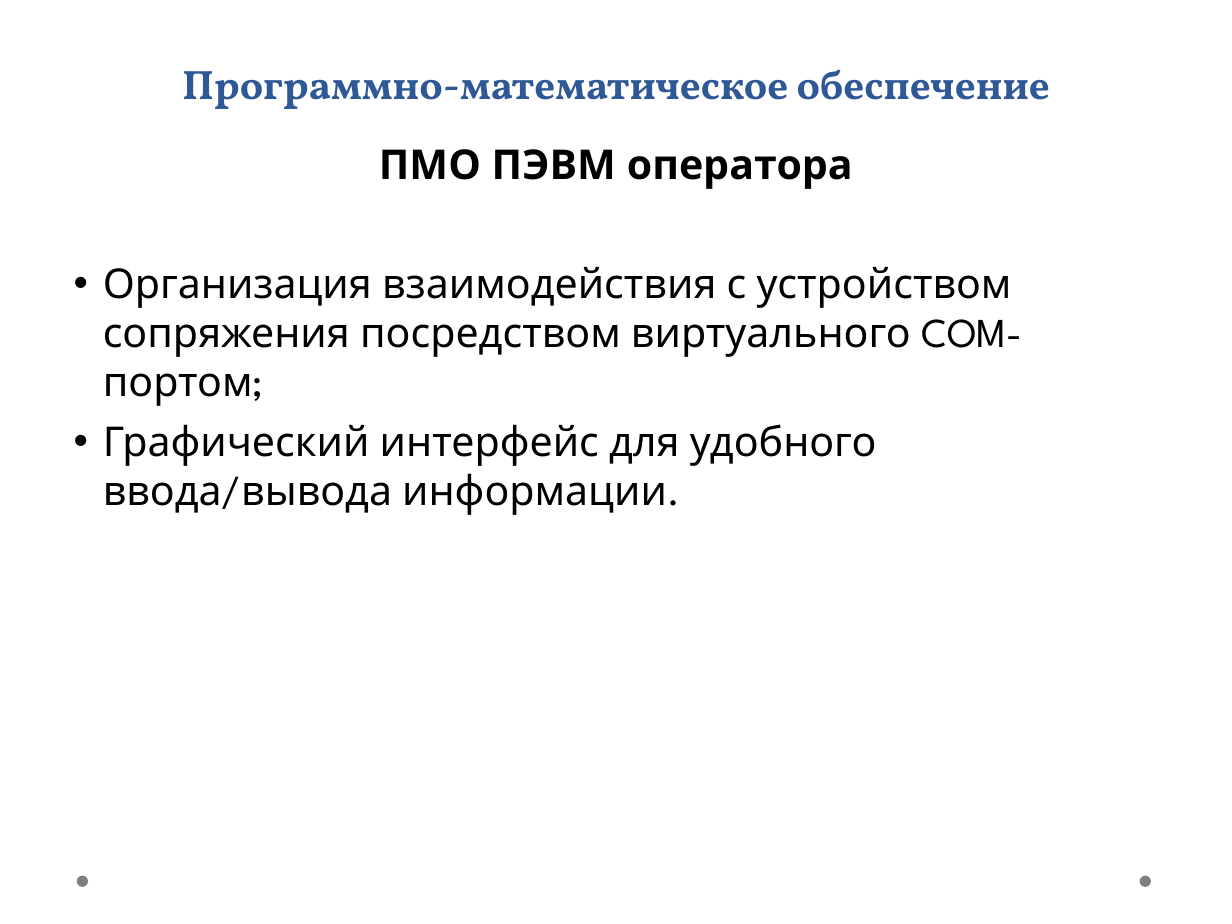
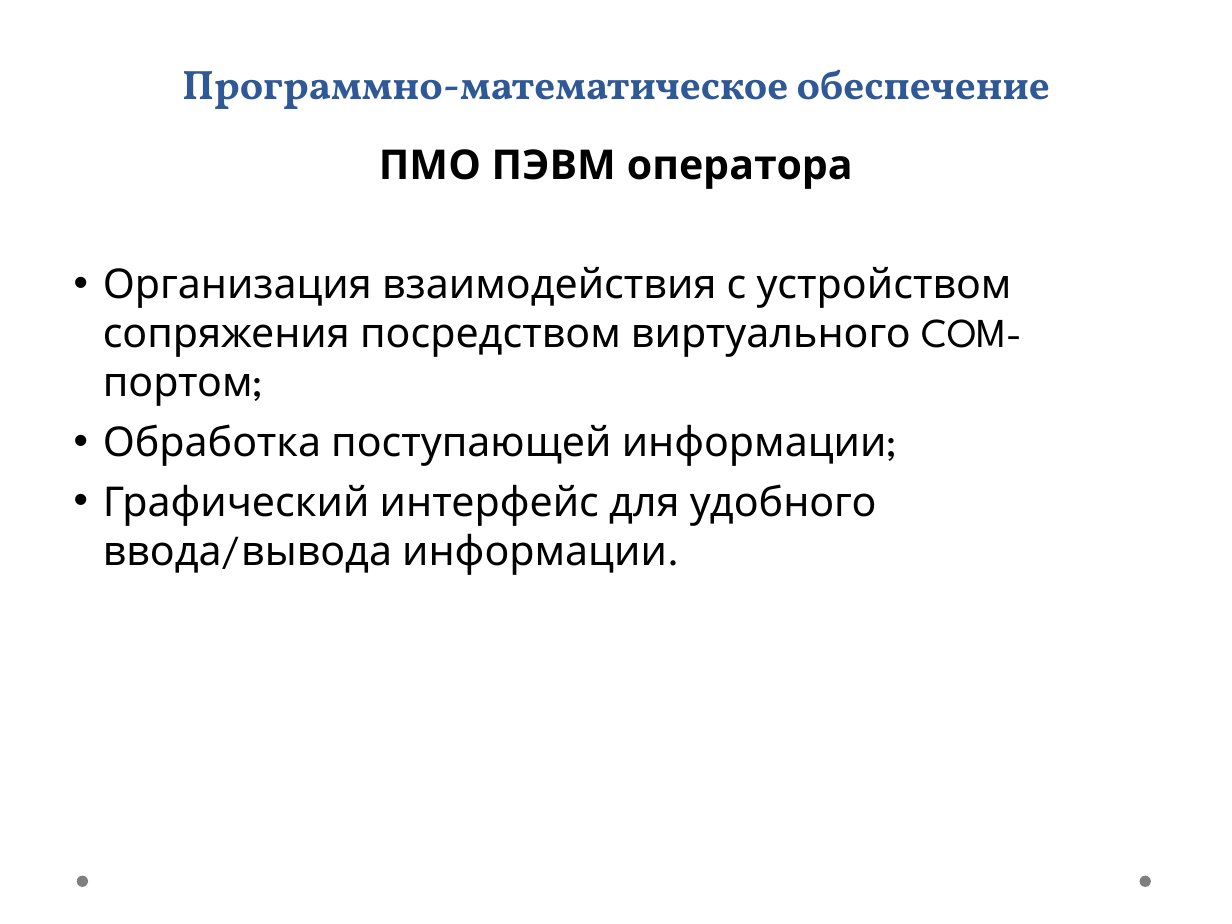
Before and after one commit to Farades/diplom, a slide deck: slide 13 of doc/Мацепура.ppt (slide 21 before the commit). Drawn at 1232x924 pixels with LibreOffice and Linux fonts; fonts in the diff are those of the drawing; background and template pictures are left out. Boxes give left, top, right and bottom in pixels: in the first picture for what was removed or moved away, otherwise in the second. Text is boxed around its words. In the diff, an @@ line names an element or a change of style, - is before the commit and + after.

```diff
--- a/doc/Мацепура.ppt
+++ b/doc/Мацепура.ppt
@@ text at (x1=103, y1=424, x2=898, y2=466): paragraph added @@
+• Обработка поступающей информации;
```
Also in this commit, not shown: 1 slide added, 1 slide removed, 1 other file.
